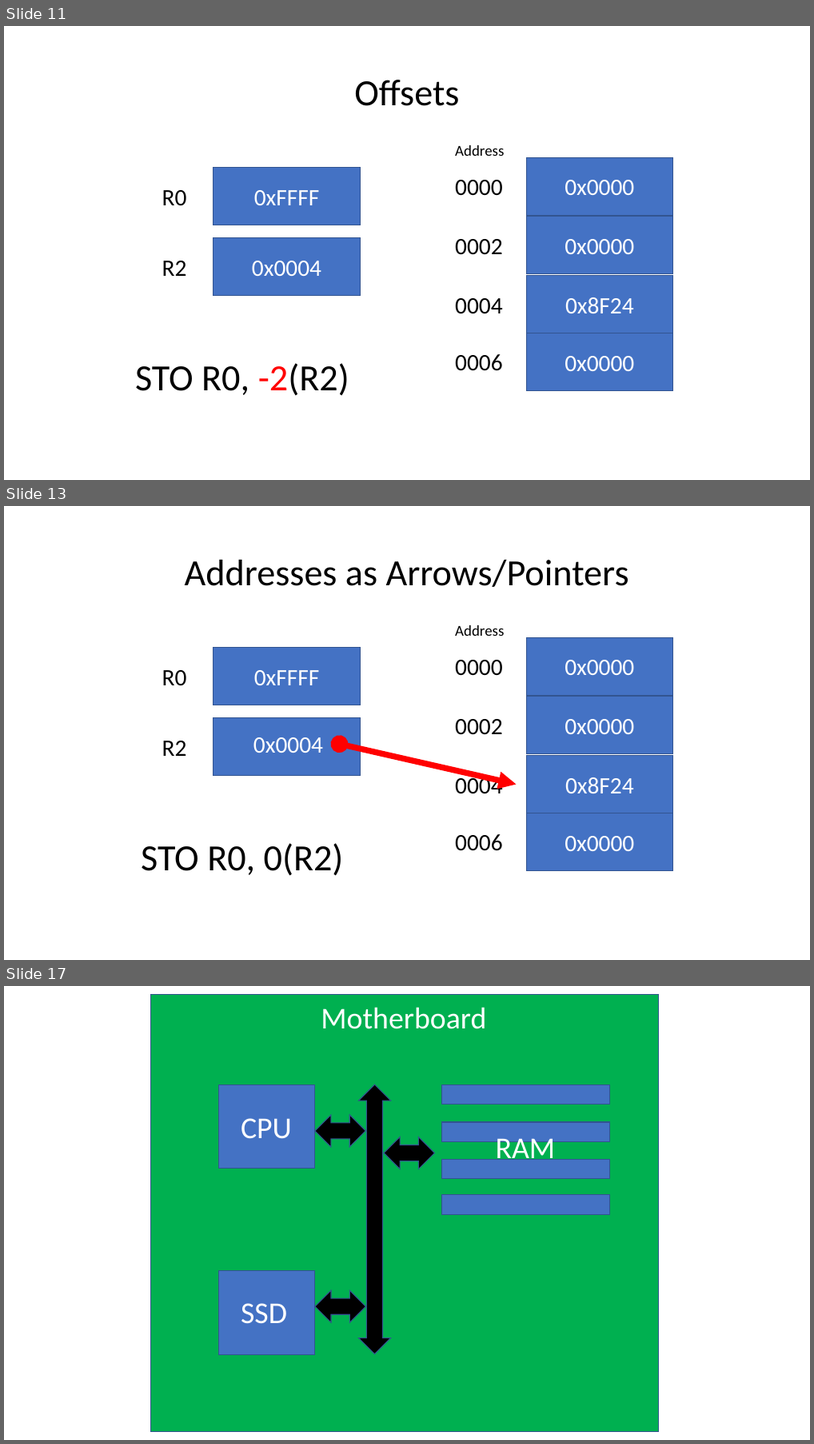
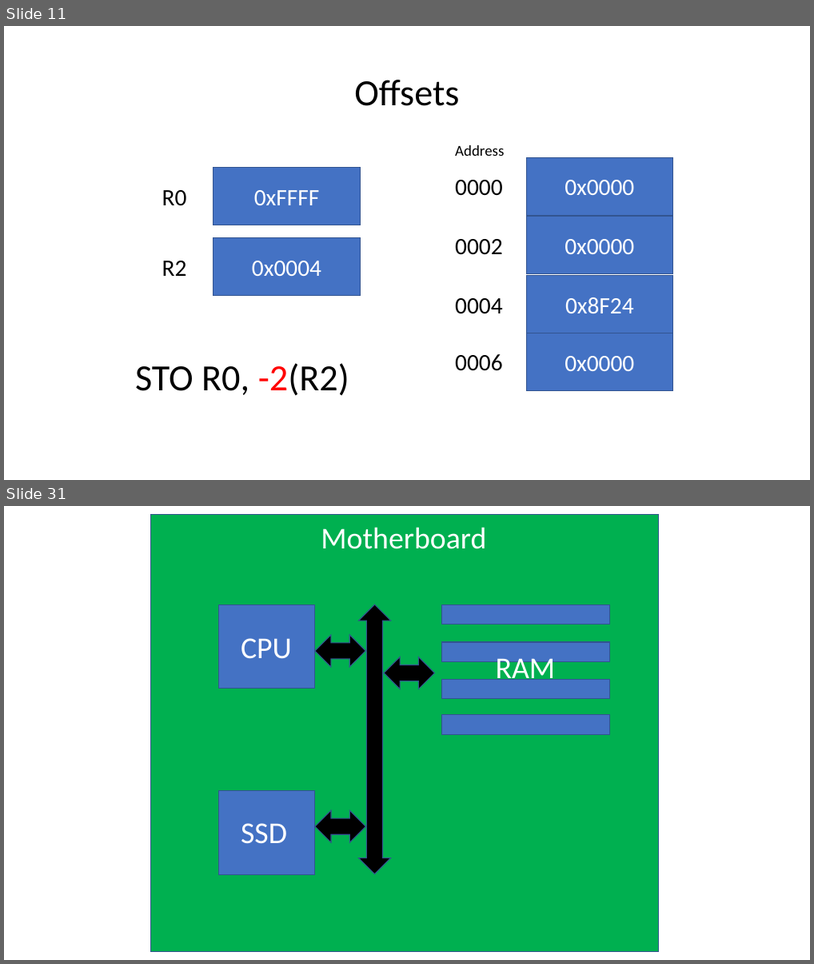
Before and after one commit to BC-CSCI1103/Week08, a slide deck: slides/SVMandMemory.pptx. Shown one above the other, each under a label of ours: slides 11, 13 and 17 before the commit, slides 11 and 31 after it; the slides between them are not shown. The pictures are 814x1444 and 814x964 pixels, drawn with LibreOffice and Linux fonts; fonts in the diff are those of the drawing. Boxes give left, top, right and bottom in pixels: in the first picture for what was removed or moved away, otherwise in the second. Text is boxed around its words. In the diff, an @@ line names an element or a change of style, - is before the commit and + after.

```diff
--- a/slides/SVMandMemory.pptx
+++ b/slides/SVMandMemory.pptx
@@ slide 13 removed at [4, 506, 810, 960], background #FFFFFF @@
@@ title removed at [185, 560, 630, 587] @@
-Addresses as Arrows/Pointers
@@ text removed at [455, 625, 504, 636] @@
-Address
@@ rectangle removed at [214, 648, 360, 705] @@
-0xFFFF
@@ rectangle removed at [526, 637, 674, 695] @@
-0x0000
@@ text removed at [162, 670, 187, 685] @@
-R0
@@ text removed at [455, 660, 502, 676] @@
-0000
@@ rectangle removed at [526, 696, 674, 754] @@
-0x0000
@@ rectangle removed at [214, 718, 360, 776] @@
@@ text removed at [455, 719, 502, 735] @@
-0002
@@ text removed at [162, 740, 187, 756] @@
-R2
@@ text removed at [254, 737, 323, 752] @@
-0x0004
@@ double arrow removed from (340, 744) to (516, 784) @@
@@ rectangle removed at [526, 756, 674, 812] @@
-0x8F24
@@ text removed at [455, 773, 502, 794] @@
-0004
@@ rectangle removed at [526, 812, 674, 870] @@
-0x0000
@@ text removed at [455, 834, 502, 851] @@
-0006
@@ text removed at [141, 843, 344, 876] @@
-STO R0, 0(R2)
@@ what was slide 17 is now slide 31 @@
```
Also in this commit, not shown: 5 slides changed, 17 slides added, 1 other slide removed.
